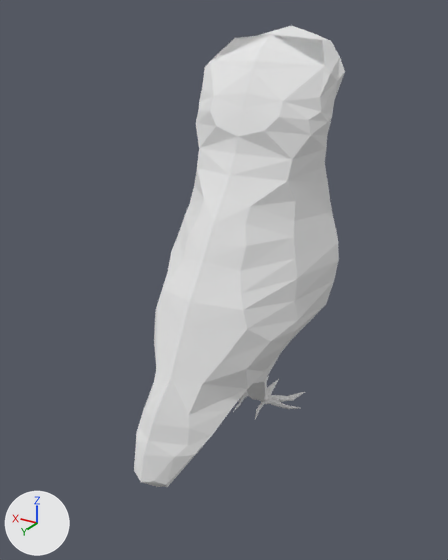
What one commit did to the Blender file Models/Eule2.blend.
Camera for both pictures: a 50 mm camera at (0.49, 4.67, 2.36) aimed at (3.16, 0.22, 0.13). The lights are fixed; the arrows at lower left show +X, +Y and +Z.

Objects in the first picture: 'Eule'.
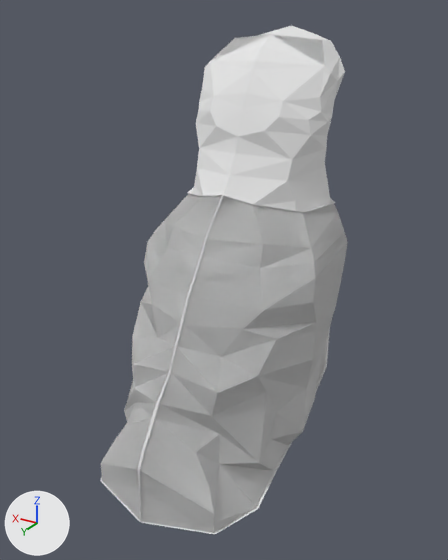
Pixel boxes (x1, y1, x2, y2) of what changed, in the pictures (448 x 560 px):
'Umhang', shown
    after: (101, 187, 348, 534)
'Eule', unchanged, covered by the edit
    before: (134, 25, 345, 487)
    after: (192, 25, 345, 212)

The change, as a list of edits to the scene's bpy script:
```text
Change ob_umhang:
    remove ob_umhang.hide_viewport = True
```
